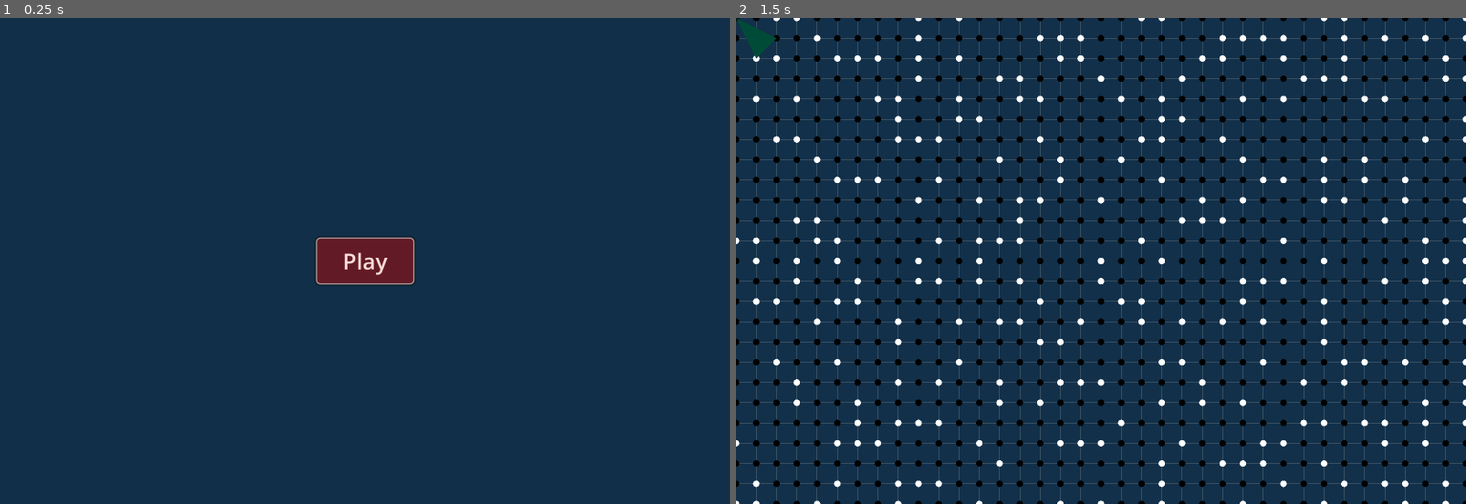
Above: before the commit, frames 1-2 (left to right).
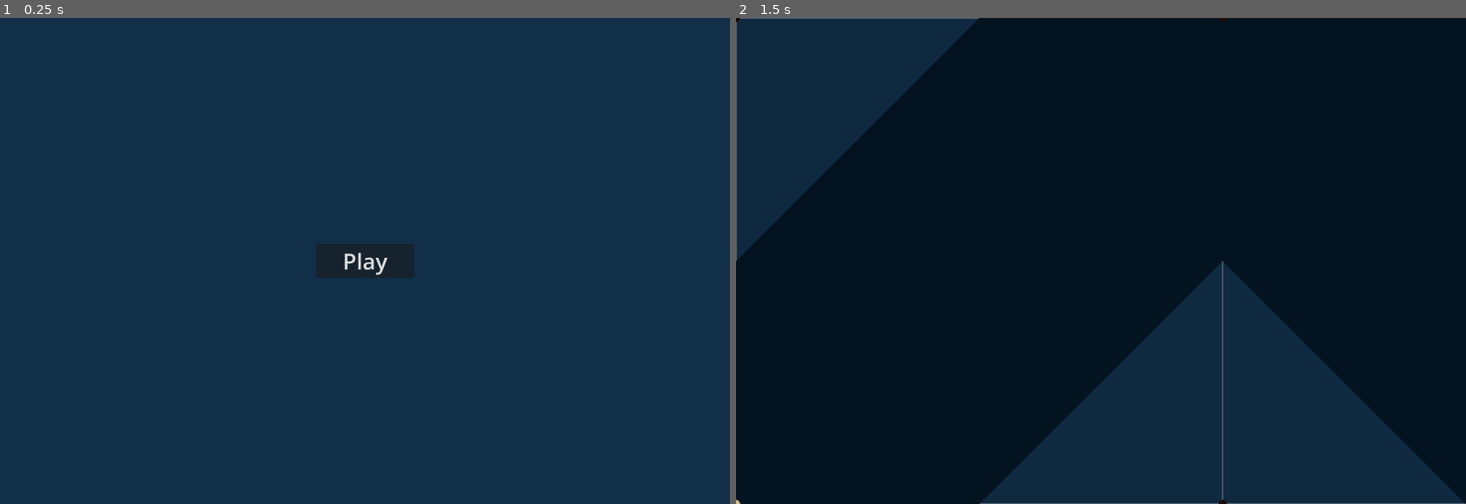
Above: after the commit, the same moments.

Repository: TrevorBuchanan/TestGogotGame
Game: Godot game, scene res://scenes/main.tscn
Two runs of this game, one before a commit and one after it. Both use one fixed random seed, a clock stepped at 60 frames per second and the inputs below.
Inputs:
- Up to frame 1 (0.25 s): no input
- Up to frame 2 (1.5 s): click "Play" at 0.5 s; tap Enter at 1.25 s; hold D (move_right) from 1.28 s (still down)

The runs differ from the first frame. In frame 1, 1.4% of the frame differs, in the area x 43-57%, y 45-55%; in frame 2, 77%, in the area x 0-100%, y 0-100%.

Commit message:
First marching squares attempt

Diff:
--- a/scenes/main_menu.tscn
+++ b/scenes/main_menu.tscn
@@ -8,60 +8,6 @@
 [sub_resource type="Theme" id="Theme_qsvwq"]
 default_font = SubResource("SystemFont_48f7v")
 default_font_size = 24
-
-[sub_resource type="StyleBoxFlat" id="StyleBoxFlat_efiv8"]
-content_margin_left = 20.0
-content_margin_top = 20.0
-content_margin_right = 20.0
-content_margin_bottom = 20.0
-bg_color = Color(0.387006, 0.10066, 0.15479, 1)
-border_width_left = 3
-border_width_top = 3
-border_width_right = 3
-border_width_bottom = 3
-border_color = Color(0.992157, 0.878431, 0.831373, 0.654902)
-corner_radius_top_left = 10
-corner_radius_top_right = 10
-corner_radius_bottom_right = 10
-corner_radius_bottom_left = 10
-shadow_color = Color(0.0489907, 0.0304505, 0.0147735, 0.6)
-shadow_size = 5
-
-[sub_resource type="StyleBoxFlat" id="StyleBoxFlat_ygr3v"]
-content_margin_left = 20.0
-content_margin_top = 20.0
-content_margin_right = 20.0
-content_margin_bottom = 20.0
-bg_color = Color(0.361042, 0.0913546, 0.142382, 1)
-border_width_left = 3
-border_width_top = 3
-border_width_right = 3
-border_width_bottom = 3
-border_color = Color(0.992157, 0.878431, 0.831373, 0.654902)
-corner_radius_top_left = 10
-corner_radius_top_right = 10
-corner_radius_bottom_right = 10
-corner_radius_bottom_left = 10
-shadow_color = Color(0.0489907, 0.0304505, 0.0147735, 0.6)
-shadow_size = 5
-
-[sub_resource type="StyleBoxFlat" id="StyleBoxFlat_cik10"]
-content_margin_left = 20.0
-content_margin_top = 20.0
-content_margin_right = 20.0
-content_margin_bottom = 20.0
-bg_color = Color(0.286063, 0.0647033, 0.106666, 1)
-border_width_left = 3
-border_width_top = 3
-border_width_right = 3
-border_width_bottom = 3
-border_color = Color(0.992157, 0.878431, 0.831373, 0.654902)
-corner_radius_top_left = 10
-corner_radius_top_right = 10
-corner_radius_bottom_right = 10
-corner_radius_bottom_left = 10
-shadow_color = Color(0.0489907, 0.0304505, 0.0147735, 0.6)
-shadow_size = 5
 
 [node name="MainMenu" type="Control"]
 layout_mode = 3
@@ -100,13 +46,8 @@
 
 [node name="PlayButton" type="Button" parent="VBoxContainer"]
 layout_mode = 2
-theme_override_colors/font_color = Color(0.988035, 0.876242, 0.844665, 1)
-theme_override_colors/font_pressed_color = Color(1, 1, 1, 1)
-theme_override_colors/font_hover_color = Color(0.970923, 0.797098, 0.685072, 1)
 theme_override_font_sizes/font_size = 55
-theme_override_styles/normal = SubResource("StyleBoxFlat_efiv8")
-theme_override_styles/hover = SubResource("StyleBoxFlat_ygr3v")
-theme_override_styles/pressed = SubResource("StyleBoxFlat_cik10")
+action_mode = 0
 text = "Play"
 
 [connection signal="button_up" from="VBoxContainer/PlayButton" to="." method="_on_play_button_up"]
--- a/scenes/test_marching_squares.tscn
+++ b/scenes/test_marching_squares.tscn
@@ -5,17 +5,16 @@
 [sub_resource type="FastNoiseLite" id="FastNoiseLite_yf2uq"]
 
 [sub_resource type="NoiseTexture2D" id="NoiseTexture2D_dtf1j"]
-width = 1800
-height = 1200
+width = 256
+height = 256
 noise = SubResource("FastNoiseLite_yf2uq")
 
 [node name="TestMarchingSquares" type="Node2D"]
 script = ExtResource("1_p2fbi")
-backgound_color = Color(0.0705882, 0.188235, 0.290196, 1)
-point_color1 = Color(1, 1, 1, 1)
-point_color2 = Color(0, 0, 0, 1)
-line_color = Color(0.980392, 0.921569, 0.843137, 0.333333)
-marching_square_color = Color(0, 0.294485, 0.220352, 1)
-land_threshold = 0.43
-grid_size = 50
+backgound_color = Color(0.0561993, 0.160649, 0.251143, 1)
+point_color1 = Color(0.811765, 0.729412, 0.560784, 1)
+point_color2 = Color(0.109804, 0.0509804, 0.0352941, 1)
+line_color = Color(0.980392, 0.921569, 0.843137, 0.278431)
+marching_square_color = Color(0.0166773, 0.0733041, 0.127261, 1)
+grid_size = 1200
 noise = SubResource("NoiseTexture2D_dtf1j")
--- a/scripts/test_marching_squares.gd
+++ b/scripts/test_marching_squares.gd
@@ -5,8 +5,8 @@
 @export var point_color2 : Color = Color.RED
 @export var line_color : Color = Color.ANTIQUE_WHITE
 @export var marching_square_color : Color = Color.AQUAMARINE
-@export_range(0, 1, 0.01) var land_threshold : float = 0.5
-@export var grid_size : int = 100
+@export_range(0, 1, 0.01) var isolevel : float = 0.5
+@export var grid_size : int = 50
 @export var width : int = 1800
 @export var height : int = 1200
 @export var noise : NoiseTexture2D
@@ -20,20 +20,20 @@
 	draw_rect(Rect2(0, 0, width, height), backgound_color)
 	# Draw reference lines
 	draw_lines()
+	# Draw marching squares
+	draw_marching_squares()
 	# Draw reference points
 	draw_points()
-	# Draw marching squares
-	draw_marching_squares()
 
 func draw_lines():
 	var i = 0
 	while i <= height:
-		draw_line(Vector2(0, i), Vector2(width, i), line_color, 1.0)
+		draw_line(Vector2(0, i), Vector2(width, i), line_color, 4)
 		i += grid_size
 
 	i = 0
 	while i <= width:
-		draw_line(Vector2(i, 0), Vector2(i, height), line_color, 1.0)
+		draw_line(Vector2(i, 0), Vector2(i, height), line_color, 4)
 		i += grid_size
 
 func draw_points():
@@ -43,22 +43,75 @@
 		while i <= width:
 			j = 0
 			while j <= height:
-				var value = noise.noise.get_noise_2d(i, j)
-				value = (value + 1.0) / 2.0  # Normalize to between 0 and 1
-				if value > land_threshold:
+				var value = (noise.noise.get_noise_2d(i, j) + 1.0) / 2.0
+				if value < isolevel:
+					value = 0.0
+				else:
 					value = 1.0
-				else:
-					value = 0.0
 				var lerp_color = point_color1.lerp(point_color2, value)
-				draw_circle(Vector2(i, j), 8, lerp_color)
+				draw_circle(Vector2(i, j), 10, lerp_color)
 				j += grid_size
 			i += grid_size
 	else:
 		print("No noise resource found!")
 
 func draw_marching_squares():
-	var points = PackedVector2Array([Vector2(0, 0), Vector2(100, 50), Vector2(50, 100)])
-	draw_polygon(points, [marching_square_color])  # Color for each vertex, in this case, all the same
+	# Edge table to aid in linear interpolation to create smoothing
+	#var edgeTable = [ 0x0, 0x9, 0xc, 0x5, 0x6, 0xf, 0xa, 0x3, 0x3, 0xa, 0xf, 0x6, 0x5, 0xc, 0x9, 0x0 ]
+	# Triangle table that holds all of the triangle connections
+	var triTable = [ [],
+					 [0, 4, 7],
+					 [4, 1, 5],
+					 [0, 1, 7, 7, 1, 5],
+					 [6, 5, 2],
+					 [0, 6, 7, 0, 2, 6, 0, 5, 2, 0, 4, 5],
+					 [4, 2, 6, 4, 1, 2],
+					 [0, 1, 7, 7, 1, 6, 6, 1, 2],
+					 [7, 6, 3],
+					 [0, 4, 3, 4, 6, 3],
+					 [7, 4, 3, 3, 4, 1, 3, 1, 5, 3, 5, 6],
+					 [0, 1, 5, 0, 5, 6, 0, 6, 3],
+					 [7, 5, 3, 3, 5, 2],
+					 [0, 4, 3, 3, 4, 5, 3, 5, 2],
+					 [7, 2, 3, 7, 4, 2, 4, 1, 2],
+					 [0, 1, 3, 1, 2, 3]]
+
+	var offsets = [ [0, 0],
+					[grid_size, 0],
+					[grid_size, grid_size],
+					[0, grid_size],
+					[grid_size / 2, 0],
+					[grid_size, grid_size / 2],
+					[grid_size / 2, grid_size],
+					[0, grid_size / 2]]
+
+	if noise and noise.noise:
+		var square_index = 0b0000
+		var i = 0
+		var j = 0
+		while j < height:
+			i = 0
+			while i < width:
+				if (noise.noise.get_noise_2d(i, j) + 1.0) / 2.0 > isolevel:
+					square_index |= 0b0001
+				if (noise.noise.get_noise_2d(i + grid_size, j) + 1.0) / 2.0 > isolevel:
+					square_index |= 0b0010
+				if (noise.noise.get_noise_2d(i, j + grid_size) + 1.0) / 2.0 > isolevel:
+					square_index |= 0b0100
+				if (noise.noise.get_noise_2d(i + grid_size, j + grid_size) + 1.0) / 2.0 > isolevel:
+					square_index |= 0b1000
+				var tris = triTable[square_index]
+				var k = 0
+				while k < len(tris): # Draw a triangle
+					var points = PackedVector2Array([Vector2(i + offsets[tris[k]][0], j + offsets[tris[k]][1]),
+										Vector2(i + offsets[tris[k + 1]][0], j + offsets[tris[k + 1]][1]),
+										Vector2(i + offsets[tris[k + 2]][0], j + offsets[tris[k + 2]][1])])
+					draw_polygon(points, [marching_square_color])
+					k += 3
+				i += grid_size
+				square_index = 0b0000
+			j += grid_size
+
 
 func back_to_menu():
 	# Load the new scene
@@ -74,3 +127,6 @@
 	current_scene.queue_free()
 	# Set the new scene as the current scene
 	get_tree().current_scene = new_scene_instance
+
+func _process(_delta):
+	queue_redraw()
Not shown: 1 places in scenes/main_menu.tscn that only renumber resources
